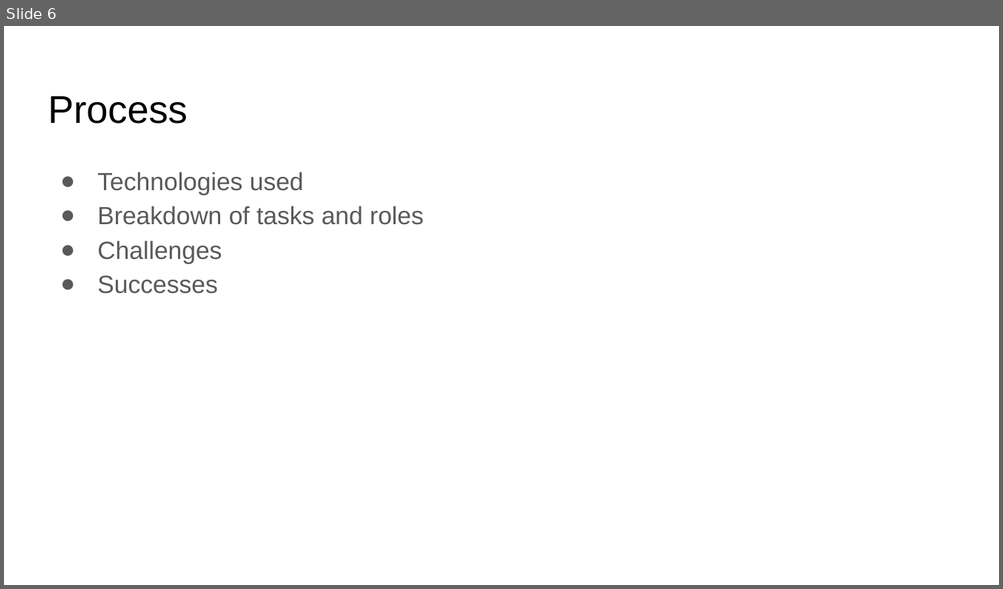
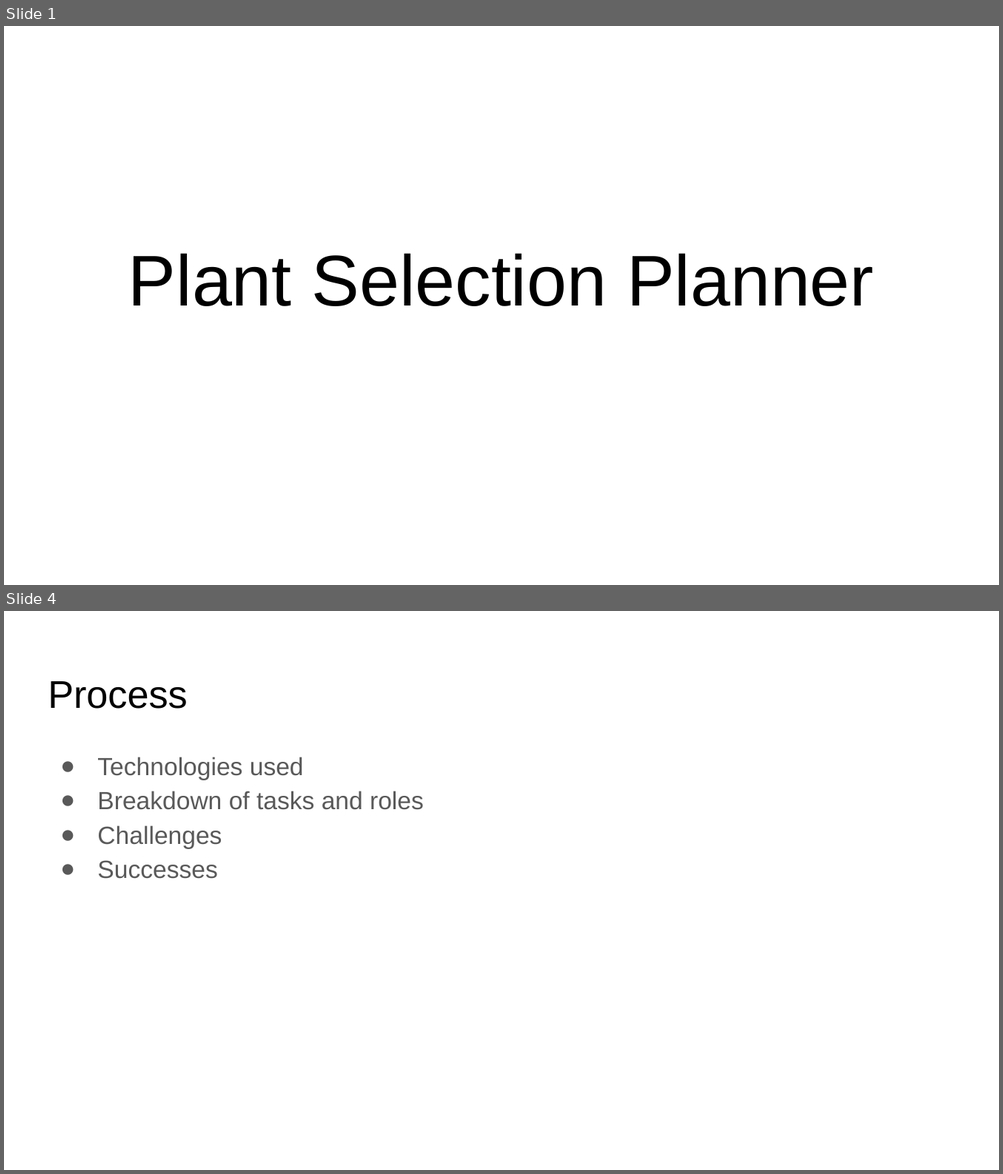
Before and after one commit to JohnSauter/plant_selection_planner, a slide deck: presentation/Plant_Selection_Planner.odp. Shown one above the other, each under a label of ours: slide 6 before the commit, slides 1 and 4 after it; the slides between them are not shown. The pictures are 1003x589 and 1003x1174 pixels, drawn with LibreOffice and Linux fonts; fonts in the diff are those of the drawing. Boxes give left, top, right and bottom in pixels: in the first picture for what was removed or moved away, otherwise in the second. Text is boxed around its words. In the diff, an @@ line names an element or a change of style, - is before the commit and + after.

```diff
--- a/presentation/Plant_Selection_Planner.odp
+++ b/presentation/Plant_Selection_Planner.odp
@@ slide 1 added at box(4, 26, 999, 585), background #FFFFFF @@
@@ title added at box(128, 253, 874, 306), 52 pt, text #000000 @@
+Plant Selection Planner
@@ what was slide 6 is now slide 4 @@
```
Also in this commit, not shown: 1 slide changed, 1 other slide added, 4 slides removed, 1 other file.
